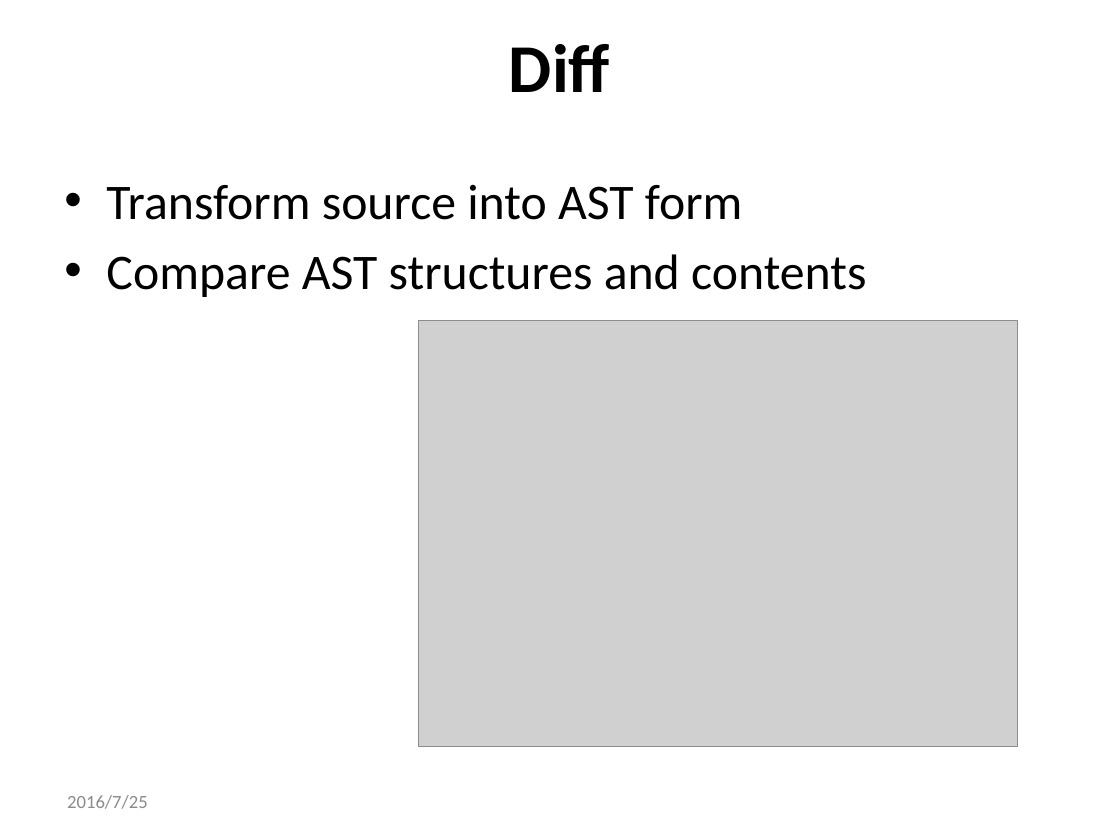
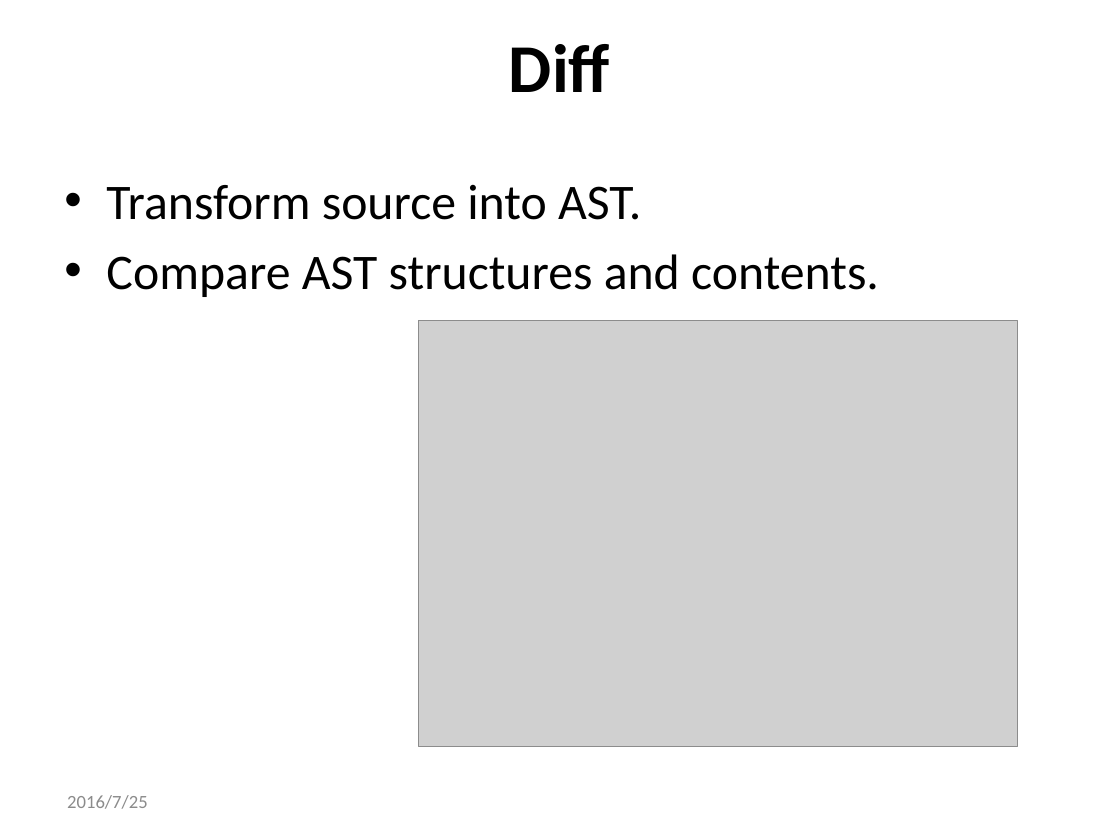
Before and after one commit to qwordy/IUT, a slide deck: slide 11 of doc/Final Presentation/Incremental_Unit_Testing-20160725-v3.pptx. Drawn at 1120x840 pixels with LibreOffice and Linux fonts; fonts in the diff are those of the drawing; grey boxes stand for pictures. Boxes give left, top, right and bottom in pixels: in the first picture for what was removed or moved away, otherwise in the second. Text is boxed around its words. In the diff, an @@ line names an element or a change of style, - is before the commit and + after.

```diff
--- a/doc/Final Presentation/Incremental_Unit_Testing-20160725-v3.pptx
+++ b/doc/Final Presentation/Incremental_Unit_Testing-20160725-v3.pptx
@@ text at (106, 184, 879, 297): text changed @@
-• Transform source into AST form
-• Compare AST structures and contents
+• Transform source into AST.
+• Compare AST structures and contents.
```
Also in this commit, not shown: 3 other slides changed.
